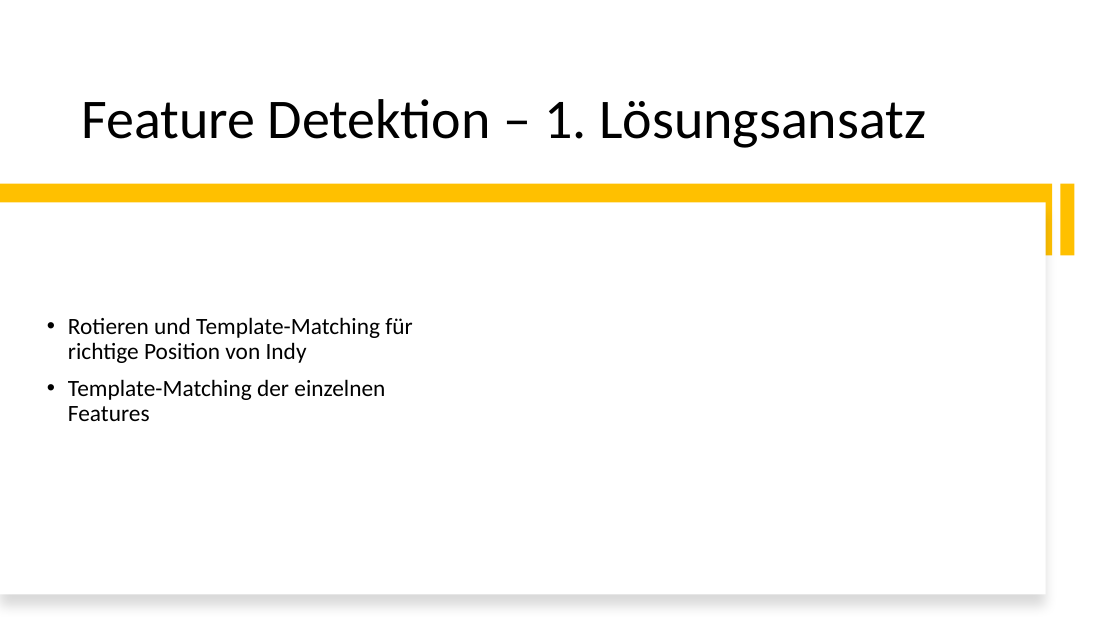
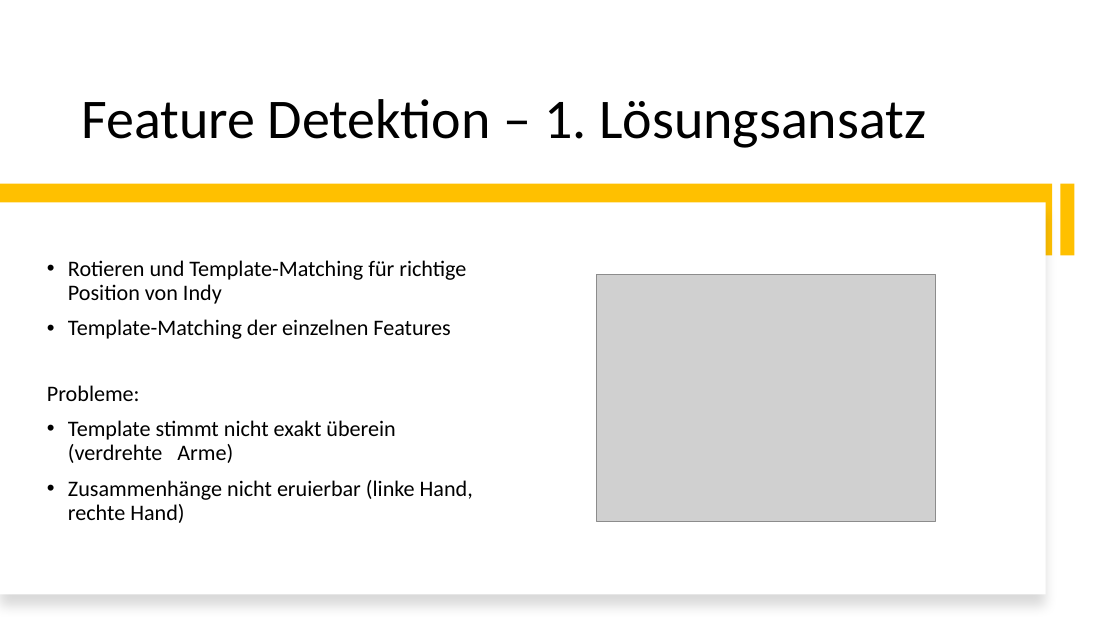
Before and after one commit to norbus161/Indiana-Jones-Defect-Detection, a slide deck: slide 8 of presentation/DIP-Project.pptx. Drawn at 1120x630 pixels with LibreOffice and Linux fonts; fonts in the diff are those of the drawing; grey boxes stand for pictures. Boxes give left, top, right and bottom in pixels: in the first picture for what was removed or moved away, otherwise in the second. Text is boxed around its words. In the diff, an @@ line names an element or a change of style, - is before the commit and + after.

```diff
--- a/presentation/DIP-Project.pptx
+++ b/presentation/DIP-Project.pptx
@@ text at bbox=[68, 260, 466, 339]: size 20 to 19 pt in "Rotieren und Template-Matching für richtige Position von ...", "Template-Matching der einzelnen Features" @@
@@ picture added at bbox=[597, 274, 935, 522] @@
@@ text at bbox=[47, 385, 473, 523]: paragraphs added @@
+Probleme:
+• Template stimmt nicht exakt überein (verdrehte Arme)
+• Zusammenhänge nicht eruierbar (linke Hand, rechte Hand)
```
Also in this commit, not shown: 3 other slides changed, 2 slides added, 5 other files.
